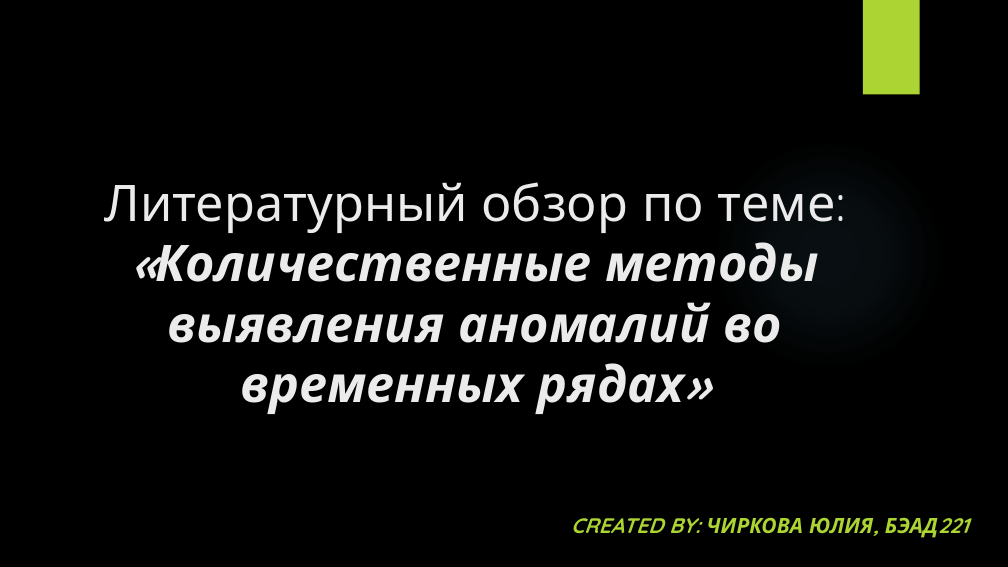
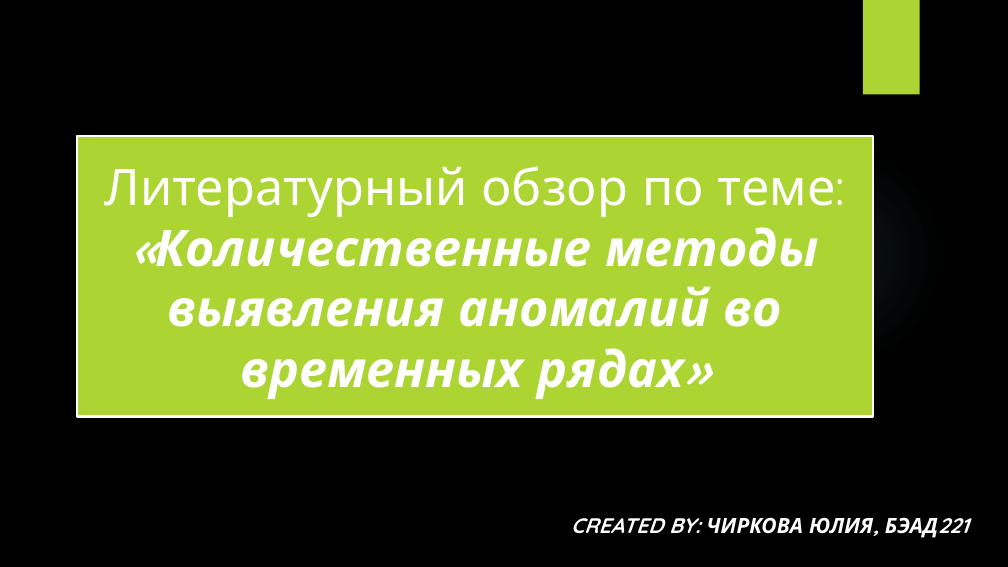
Before and after one commit to romashkova-nina/NIS_Literature_Review, a slide deck: slide 1 of Literature_Review_Presentation.pptx. Drawn at 1008x567 pixels with LibreOffice and Linux fonts; fonts in the diff are those of the drawing; background and template pictures are left out. Boxes give left, top, right and bottom in pixels: in the first picture for what was removed or moved away, otherwise in the second. Text is boxed around its words. In the diff, an @@ line names an element or a change of style, - is before the commit and + after.

Commit message:
Changed files

```diff
--- a/Literature_Review_Presentation.pptx
+++ b/Literature_Review_Presentation.pptx
@@ title "Литературный обзор по теме: «Количественные ...": place and size @@
-title "Литературный обзор по теме: «Количественные ..." at [104, 182, 836, 414]
+title "Литературный обзор по теме: «Количественные ..." at [77, 136, 873, 417]
@@ title "Литературный обзор по теме: «Количественные ..." at [77, 136, 873, 417]: text colour #EBEBEB to #FFFFFF; vertical alignment bottom to middle; fill none to #ACD433; outline none to #FFFFFF 2.25 pt @@
@@ subtitle "CREATED BY: ЧИРКОВА ЮЛИЯ, БЭАД221" at [571, 517, 873, 534]: text colour #ACD433 to #FFFFFF @@
```
Also in this commit, not shown: 15 slides added.
